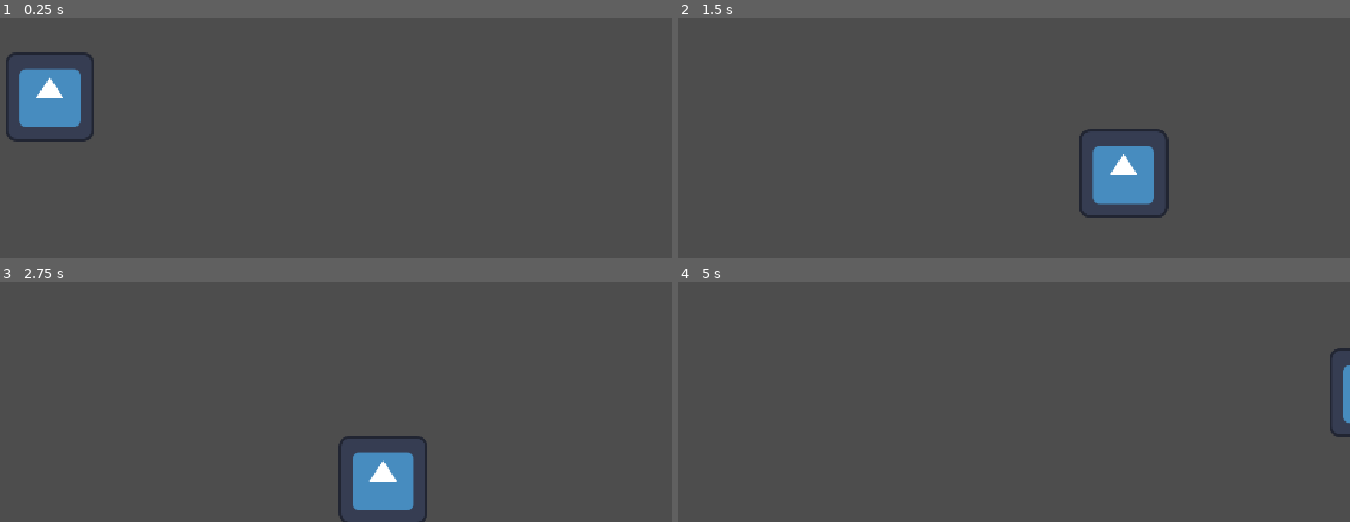
Above: before the commit, frames 1-4 (two rows, left to right).
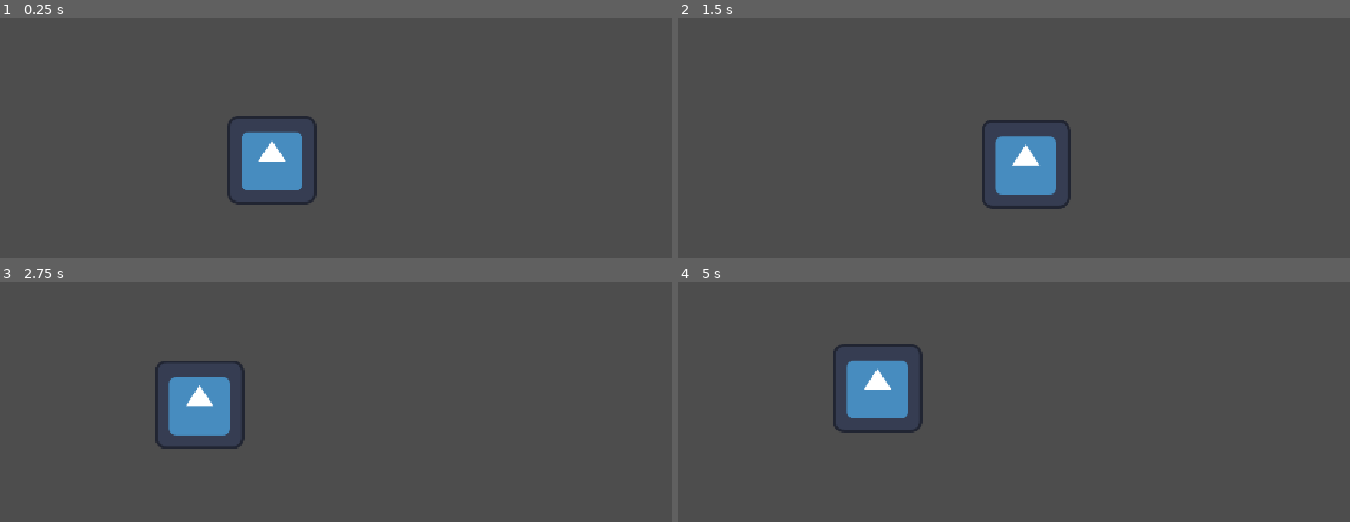
Above: after the commit, the same moments.

Repository: catsrieldreemurr/dream-game
Game: Godot game, scene res://Scenes/game.tscn
Same seed, same stepped clock (60 frames per second), same inputs: the game is played once before the commit and once after it. The engine's default icon, where the game draws it, is replaced by a stand-in: a white triangle on a blue panel in a dark square.
Inputs:
- Up to frame 1 (0.25 s): no input
- Up to frame 2 (1.5 s): hold Right (moveRight) from 0.53 s (still down); tap W (Jump) at 0.77 s
- Up to frame 3 (2.75 s): tap W (Jump) at 1.52 s; release Right (moveRight) at 2.03 s; hold A (moveLeft) from 2.03 s (still down)
- Up to frame 4 (5 s): release A (moveLeft) at 2.78 s; hold Right (moveRight) 2.78-4.28 s; tap W (Jump) at 3.02, 3.77, 4.52 s; hold A (moveLeft) from 4.28 s (still down)

The runs differ from the first frame. In frame 1, 5.7% of the frame differs, in the area x 0-48%, y 14-78%; in frame 2, 5.8%, in the area x 45-74%, y 42-84%; in frame 3, 5.6%; in frame 4, 3.4%.

Commit message:
add camera

Diff:
--- a/Scenes/playerCharacter.tscn
+++ b/Scenes/playerCharacter.tscn
@@ -14,3 +14,7 @@
 [node name="CollisionShape2D" type="CollisionShape2D" parent="." unique_id=999591315]
 scale = Vector2(6, 6)
 shape = SubResource("RectangleShape2D_lknxi")
+
+[node name="Camera2D" type="Camera2D" parent="." unique_id=104951973]
+offset = Vector2(0, -155)
+position_smoothing_enabled = true
